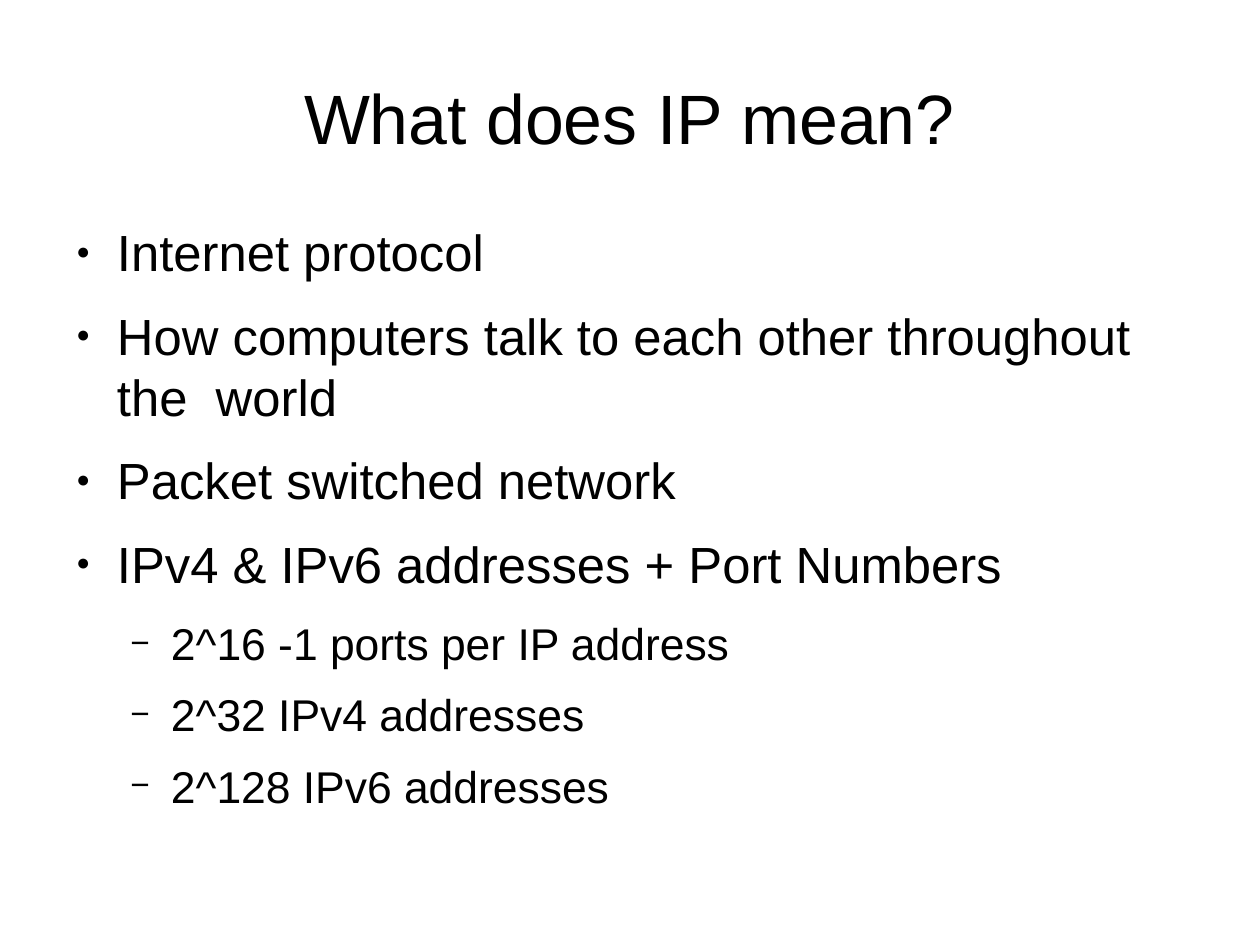
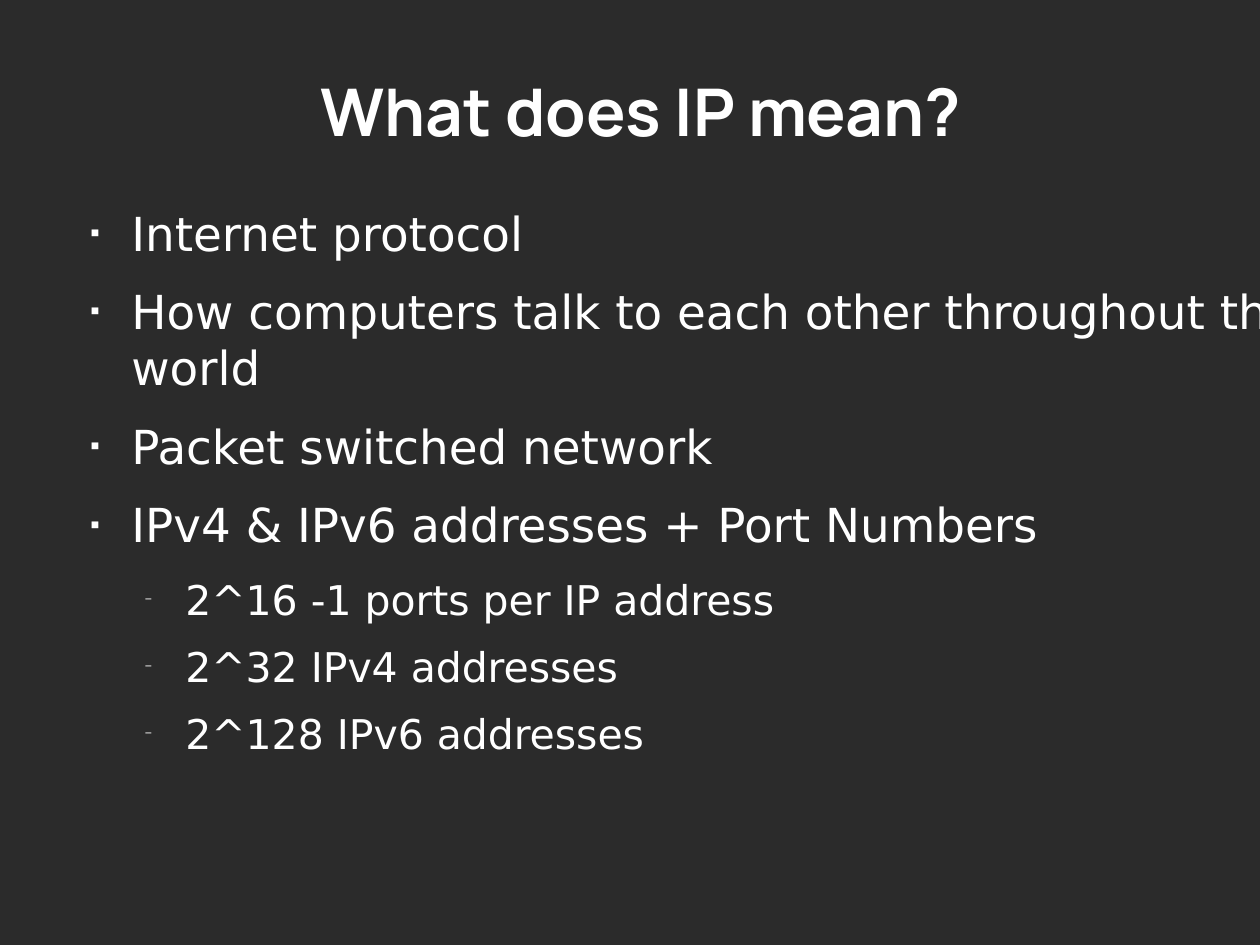
Before and after one commit to Oflameo/openvpn_ws, a slide deck: slide 4 of openvpn.odp. Drawn at 1260x945 pixels with LibreOffice and Linux fonts; fonts in the diff are those of the drawing; background and template pictures are left out; a plain dark background stands for a picture behind light text. Boxes give left, top, right and bottom in pixels: in the first picture for what was removed or moved away, otherwise in the second. Text is boxed around its words. In the diff, an @@ line names an element or a change of style, - is before the commit and + after.

Commit message:
Changed theme.

```diff
--- a/openvpn.odp
+++ b/openvpn.odp
@@ background #FFFFFF to picture (left out) @@
@@ title "What does IP mean?": place and size @@
-title "What does IP mean?" at bbox=[304, 93, 954, 145]
+title "What does IP mean?" at bbox=[320, 87, 961, 137]
@@ title "What does IP mean?" at bbox=[320, 87, 961, 137]: size 44 to 41.4 pt, font Arial to Manrope, text colour #000000 to #FFFFFF, bold on @@
@@ text "Internet protocol": place and size @@
-text "Internet protocol" at bbox=[117, 234, 1130, 804]
+text "Internet protocol" at bbox=[131, 215, 1205, 750]
@@ text "Internet protocol" at bbox=[131, 215, 1205, 750]: size 32 to 29.5 pt in "Internet protocol", "How computers talk to each other throughout ...", "Packet switched network", "IPv4 & IPv6 addresses + Port Numbers"; font Arial to DejaVu Sans, text colour #000000 to #FFFFFF; size 28 to 25.8 pt in "2^16 -1 ports per IP address", "2^32 IPv4 addresses", "2^128 IPv6 addresses"; bullet ● to ■; bullet colour #000000 to #FFFFFF @@
```
Also in this commit, not shown: 5 other slides changed, 2 slides added.
